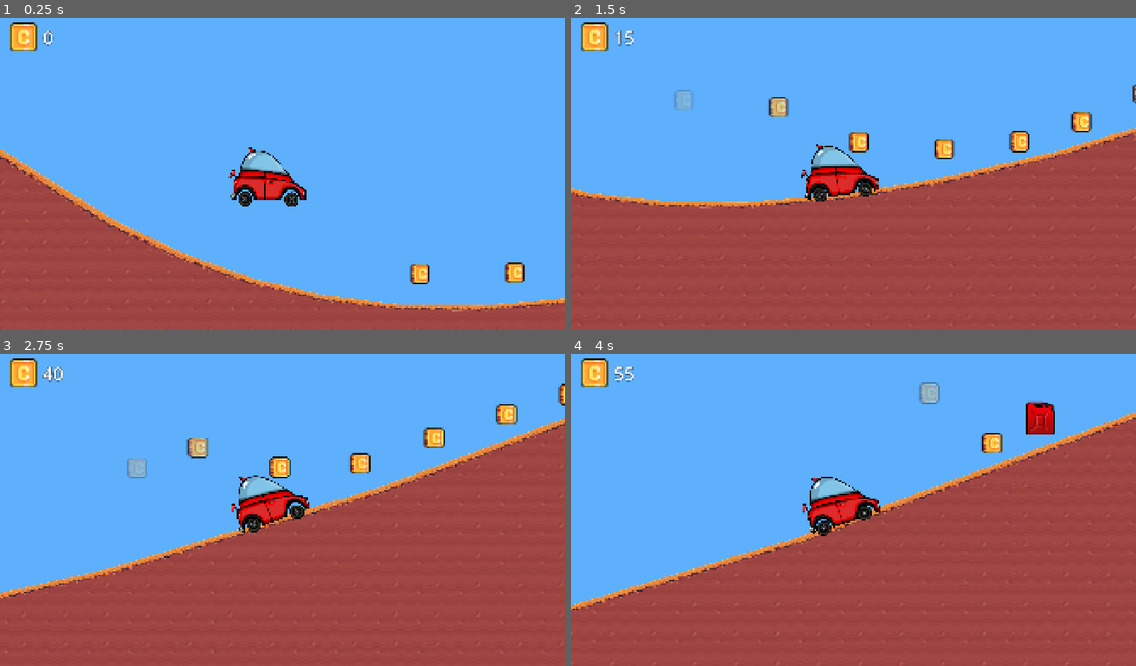
Above: before the commit, frames 1-4 (two rows, left to right).
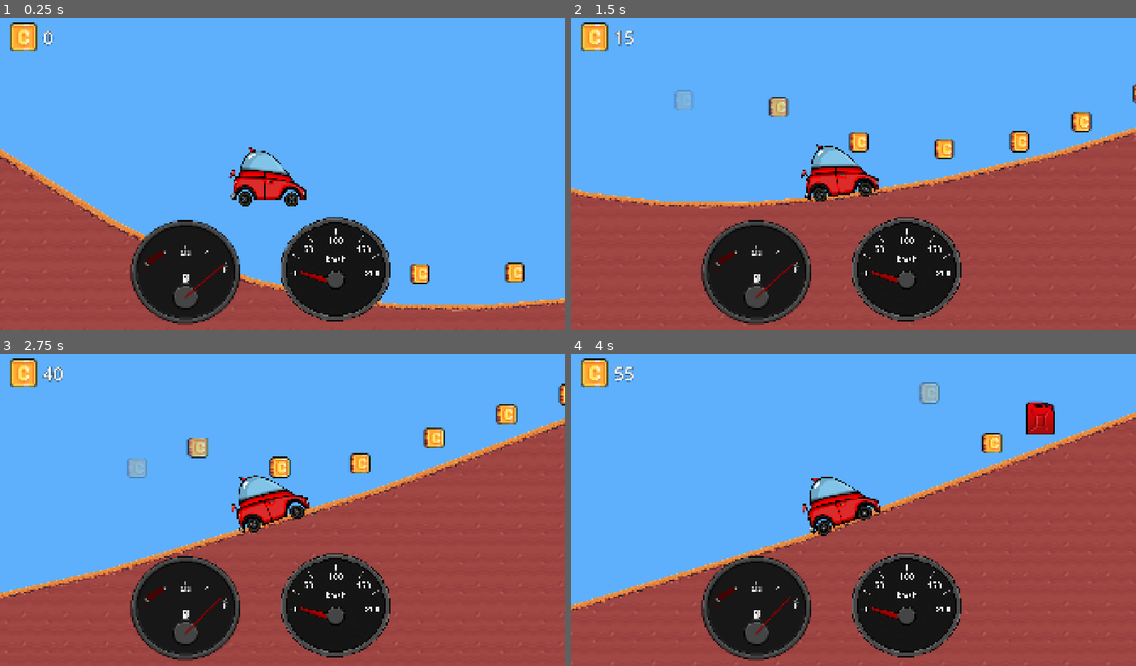
Above: after the commit, the same moments.

Repository: dushyantyadav0303/quick-car
Game: Godot game, scene res://levels/level_1.tscn
The game is run twice, just before and just after one commit, with the same random seed, the same clock (stepped at 60 frames per second) and the same inputs.
Inputs (mouse positions are in pixels of both pictures, inside the frame that each line leads up to):
- Up to frame 1 (0.25 s): no input
- Up to frame 2 (1.5 s): tap Enter at 0.5 s; move the mouse to (977, 155) at 0.52 s; hold Right (ui_right) 0.53-1.25 s; hold Alt 0.53-1.25 s; click (977, 155) at 0.67 s; tap Space at 0.77 s; drag from (740, 186) to (859, 174) at 1.27 s
- Up to frame 3 (2.75 s): move the mouse to (339, 438) at 2.02 s; hold Right (ui_right) from 2.03 s (still down); hold Ctrl from 2.03 s (still down)
- Up to frame 4 (4 s): release Right (ui_right) at 2.75 s; release Ctrl at 2.75 s; drag from (825, 569) to (763, 519) at 2.77 s; move the mouse to (1023, 553) at 3.52 s; hold Left (ui_left) from 3.53 s (still down); hold Alt from 3.53 s (still down); tap Space at 3.77 s

The runs differ from the first frame. In frame 1, 10% of the frame differs, in the area x 23-70%, y 63-99%; in frame 2, 10%; in frame 3, 10%; in frame 4, 10%.

Commit message:
added fuel guage
now we can see the fuel level on screen

Diff:
--- a/scene/ui.tscn
+++ b/scene/ui.tscn
@@ -2,12 +2,570 @@
 
 [ext_resource type="Texture2D" uid="uid://b8n01mc2qpf32" path="res://Assest/coin4_16x16.png" id="1_onfsl"]
 [ext_resource type="Script" uid="uid://e8gn05em2qjv" path="res://script/ui.gd" id="1_s2f8l"]
+[ext_resource type="Texture2D" uid="uid://b6js6y1ljirro" path="res://Assest/fuel/Fuel gauge structure sprite sheet.PNG" id="4_xh8xk"]
+[ext_resource type="Texture2D" uid="uid://b4smep6d2b5mm" path="res://Assest/fuel/Speedometer .png" id="4_ytdjg"]
+[ext_resource type="Texture2D" uid="uid://3ggb5o706yxf" path="res://Assest/fuel/Red Gauge Needle Sprite.png" id="5_ajaei"]
+[ext_resource type="Texture2D" uid="uid://cbadgw0nf0l7q" path="res://Assest/fuel/Fuel gauge indicator center.PNG" id="6_0oc5v"]
 
 [sub_resource type="AtlasTexture" id="AtlasTexture_ijgdr"]
 atlas = ExtResource("1_onfsl")
 region = Rect2(128.56232, 0.5253811, 15.252014, 15.108137)
 
 [sub_resource type="FontVariation" id="FontVariation_sjobi"]
+
+[sub_resource type="AtlasTexture" id="AtlasTexture_ytdjg"]
+atlas = ExtResource("4_xh8xk")
+region = Rect2(0, 0, 128, 128)
+
+[sub_resource type="AtlasTexture" id="AtlasTexture_ajaei"]
+atlas = ExtResource("4_xh8xk")
+region = Rect2(128, 0, 128, 128)
+
+[sub_resource type="AtlasTexture" id="AtlasTexture_0oc5v"]
+atlas = ExtResource("4_xh8xk")
+region = Rect2(256, 0, 128, 128)
+
+[sub_resource type="AtlasTexture" id="AtlasTexture_vqisl"]
+atlas = ExtResource("4_xh8xk")
+region = Rect2(384, 0, 128, 128)
+
+[sub_resource type="AtlasTexture" id="AtlasTexture_xcrjw"]
+atlas = ExtResource("4_xh8xk")
+region = Rect2(512, 0, 128, 128)
+
+[sub_resource type="AtlasTexture" id="AtlasTexture_n2xhd"]
+atlas = ExtResource("4_xh8xk")
+region = Rect2(640, 0, 128, 128)
+
+[sub_resource type="AtlasTexture" id="AtlasTexture_d87ij"]
+atlas = ExtResource("4_xh8xk")
+region = Rect2(768, 0, 128, 128)
+
+[sub_resource type="AtlasTexture" id="AtlasTexture_1ipsn"]
+atlas = ExtResource("4_xh8xk")
+region = Rect2(896, 0, 128, 128)
+
+[sub_resource type="AtlasTexture" id="AtlasTexture_j2m3p"]
+atlas = ExtResource("4_xh8xk")
+region = Rect2(1024, 0, 128, 128)
+
+[sub_resource type="AtlasTexture" id="AtlasTexture_4auga"]
+atlas = ExtResource("4_xh8xk")
+region = Rect2(0, 128, 128, 128)
+
+[sub_resource type="AtlasTexture" id="AtlasTexture_vgdfm"]
+atlas = ExtResource("4_xh8xk")
+region = Rect2(128, 128, 128, 128)
+
+[sub_resource type="AtlasTexture" id="AtlasTexture_nqtmw"]
+atlas = ExtResource("4_xh8xk")
+region = Rect2(256, 128, 128, 128)
+
+[sub_resource type="AtlasTexture" id="AtlasTexture_tjyu7"]
+atlas = ExtResource("4_xh8xk")
+region = Rect2(384, 128, 128, 128)
+
+[sub_resource type="AtlasTexture" id="AtlasTexture_8nsmv"]
+atlas = ExtResource("4_xh8xk")
+region = Rect2(512, 128, 128, 128)
+
+[sub_resource type="AtlasTexture" id="AtlasTexture_xsfh4"]
+atlas = ExtResource("4_xh8xk")
+region = Rect2(640, 128, 128, 128)
+
+[sub_resource type="AtlasTexture" id="AtlasTexture_d57en"]
+atlas = ExtResource("4_xh8xk")
+region = Rect2(768, 128, 128, 128)
+
+[sub_resource type="AtlasTexture" id="AtlasTexture_xylaq"]
+atlas = ExtResource("4_xh8xk")
+region = Rect2(896, 128, 128, 128)
+
+[sub_resource type="AtlasTexture" id="AtlasTexture_voitc"]
+atlas = ExtResource("4_xh8xk")
+region = Rect2(1024, 128, 128, 128)
+
+[sub_resource type="AtlasTexture" id="AtlasTexture_a5x3c"]
+atlas = ExtResource("4_xh8xk")
+region = Rect2(0, 256, 128, 128)
+
+[sub_resource type="AtlasTexture" id="AtlasTexture_8co7x"]
+atlas = ExtResource("4_xh8xk")
+region = Rect2(128, 256, 128, 128)
+
+[sub_resource type="AtlasTexture" id="AtlasTexture_23dpc"]
+atlas = ExtResource("4_xh8xk")
+region = Rect2(256, 256, 128, 128)
+
+[sub_resource type="AtlasTexture" id="AtlasTexture_iu5rk"]
+atlas = ExtResource("4_xh8xk")
+region = Rect2(384, 256, 128, 128)
+
+[sub_resource type="AtlasTexture" id="AtlasTexture_lqgk7"]
+atlas = ExtResource("4_xh8xk")
+region = Rect2(512, 256, 128, 128)
+
+[sub_resource type="AtlasTexture" id="AtlasTexture_8deva"]
+atlas = ExtResource("4_xh8xk")
+region = Rect2(640, 256, 128, 128)
+
+[sub_resource type="AtlasTexture" id="AtlasTexture_ui8yk"]
+atlas = ExtResource("4_xh8xk")
+region = Rect2(768, 256, 128, 128)
+
+[sub_resource type="AtlasTexture" id="AtlasTexture_4dbta"]
+atlas = ExtResource("4_xh8xk")
+region = Rect2(896, 256, 128, 128)
+
+[sub_resource type="AtlasTexture" id="AtlasTexture_txr8f"]
+atlas = ExtResource("4_xh8xk")
+region = Rect2(1024, 256, 128, 128)
+
+[sub_resource type="AtlasTexture" id="AtlasTexture_yl6m8"]
+atlas = ExtResource("4_xh8xk")
+region = Rect2(0, 384, 128, 128)
+
+[sub_resource type="AtlasTexture" id="AtlasTexture_7l10j"]
+atlas = ExtResource("4_xh8xk")
+region = Rect2(128, 384, 128, 128)
+
+[sub_resource type="AtlasTexture" id="AtlasTexture_fkjp1"]
+atlas = ExtResource("4_xh8xk")
+region = Rect2(256, 384, 128, 128)
+
+[sub_resource type="AtlasTexture" id="AtlasTexture_eiarj"]
+atlas = ExtResource("4_xh8xk")
+region = Rect2(384, 384, 128, 128)
+
+[sub_resource type="AtlasTexture" id="AtlasTexture_dcke3"]
+atlas = ExtResource("4_xh8xk")
+region = Rect2(512, 384, 128, 128)
+
+[sub_resource type="AtlasTexture" id="AtlasTexture_oq7fk"]
+atlas = ExtResource("4_xh8xk")
+region = Rect2(640, 384, 128, 128)
+
+[sub_resource type="AtlasTexture" id="AtlasTexture_ehxt5"]
+atlas = ExtResource("4_xh8xk")
+region = Rect2(768, 384, 128, 128)
+
+[sub_resource type="AtlasTexture" id="AtlasTexture_tct1y"]
+atlas = ExtResource("4_xh8xk")
+region = Rect2(896, 384, 128, 128)
+
+[sub_resource type="AtlasTexture" id="AtlasTexture_os3ok"]
+atlas = ExtResource("4_xh8xk")
+region = Rect2(1024, 384, 128, 128)
+
+[sub_resource type="AtlasTexture" id="AtlasTexture_2bp16"]
+atlas = ExtResource("4_xh8xk")
+region = Rect2(0, 512, 128, 128)
+
+[sub_resource type="AtlasTexture" id="AtlasTexture_tbm6s"]
+atlas = ExtResource("4_xh8xk")
+region = Rect2(128, 512, 128, 128)
+
+[sub_resource type="AtlasTexture" id="AtlasTexture_nhf7p"]
+atlas = ExtResource("4_xh8xk")
+region = Rect2(256, 512, 128, 128)
+
+[sub_resource type="AtlasTexture" id="AtlasTexture_eft4j"]
+atlas = ExtResource("4_xh8xk")
+region = Rect2(384, 512, 128, 128)
+
+[sub_resource type="AtlasTexture" id="AtlasTexture_tt0fc"]
+atlas = ExtResource("4_xh8xk")
+region = Rect2(512, 512, 128, 128)
+
+[sub_resource type="AtlasTexture" id="AtlasTexture_f2aku"]
+atlas = ExtResource("4_xh8xk")
+region = Rect2(640, 512, 128, 128)
+
+[sub_resource type="AtlasTexture" id="AtlasTexture_gkbff"]
+atlas = ExtResource("4_xh8xk")
+region = Rect2(768, 512, 128, 128)
+
+[sub_resource type="AtlasTexture" id="AtlasTexture_rfq6r"]
+atlas = ExtResource("4_xh8xk")
+region = Rect2(896, 512, 128, 128)
+
+[sub_resource type="AtlasTexture" id="AtlasTexture_pog2f"]
+atlas = ExtResource("4_xh8xk")
+region = Rect2(1024, 512, 128, 128)
+
+[sub_resource type="AtlasTexture" id="AtlasTexture_0ku8j"]
+atlas = ExtResource("4_xh8xk")
+region = Rect2(0, 640, 128, 128)
+
+[sub_resource type="AtlasTexture" id="AtlasTexture_4la4a"]
+atlas = ExtResource("4_xh8xk")
+region = Rect2(128, 640, 128, 128)
+
+[sub_resource type="AtlasTexture" id="AtlasTexture_jg4ji"]
+atlas = ExtResource("4_xh8xk")
+region = Rect2(256, 640, 128, 128)
+
+[sub_resource type="AtlasTexture" id="AtlasTexture_v5acr"]
+atlas = ExtResource("4_xh8xk")
+region = Rect2(384, 640, 128, 128)
+
+[sub_resource type="AtlasTexture" id="AtlasTexture_ygjvx"]
+atlas = ExtResource("4_xh8xk")
+region = Rect2(512, 640, 128, 128)
+
+[sub_resource type="AtlasTexture" id="AtlasTexture_iwiym"]
+atlas = ExtResource("4_xh8xk")
+region = Rect2(640, 640, 128, 128)
+
+[sub_resource type="AtlasTexture" id="AtlasTexture_amc3s"]
+atlas = ExtResource("4_xh8xk")
+region = Rect2(768, 640, 128, 128)
+
+[sub_resource type="AtlasTexture" id="AtlasTexture_7fpku"]
+atlas = ExtResource("4_xh8xk")
+region = Rect2(896, 640, 128, 128)
+
+[sub_resource type="AtlasTexture" id="AtlasTexture_vevyg"]
+atlas = ExtResource("4_xh8xk")
+region = Rect2(0, 768, 128, 128)
+
+[sub_resource type="AtlasTexture" id="AtlasTexture_odmf8"]
+atlas = ExtResource("4_xh8xk")
+region = Rect2(128, 768, 128, 128)
+
+[sub_resource type="AtlasTexture" id="AtlasTexture_o4prw"]
+atlas = ExtResource("4_xh8xk")
+region = Rect2(256, 768, 128, 128)
+
+[sub_resource type="AtlasTexture" id="AtlasTexture_bilba"]
+atlas = ExtResource("4_xh8xk")
+region = Rect2(384, 768, 128, 128)
+
+[sub_resource type="AtlasTexture" id="AtlasTexture_j26oh"]
+atlas = ExtResource("4_xh8xk")
+region = Rect2(512, 768, 128, 128)
+
+[sub_resource type="AtlasTexture" id="AtlasTexture_acj80"]
+atlas = ExtResource("4_xh8xk")
+region = Rect2(640, 768, 128, 128)
+
+[sub_resource type="AtlasTexture" id="AtlasTexture_yvikb"]
+atlas = ExtResource("4_xh8xk")
+region = Rect2(768, 768, 128, 128)
+
+[sub_resource type="AtlasTexture" id="AtlasTexture_6yym6"]
+atlas = ExtResource("4_xh8xk")
+region = Rect2(896, 768, 128, 128)
+
+[sub_resource type="AtlasTexture" id="AtlasTexture_kf2vx"]
+atlas = ExtResource("4_xh8xk")
+region = Rect2(1024, 768, 128, 128)
+
+[sub_resource type="AtlasTexture" id="AtlasTexture_pmcrp"]
+atlas = ExtResource("4_xh8xk")
+region = Rect2(0, 896, 128, 128)
+
+[sub_resource type="AtlasTexture" id="AtlasTexture_vdqo3"]
+atlas = ExtResource("4_xh8xk")
+region = Rect2(128, 896, 128, 128)
+
+[sub_resource type="AtlasTexture" id="AtlasTexture_874fe"]
+atlas = ExtResource("4_xh8xk")
+region = Rect2(256, 896, 128, 128)
+
+[sub_resource type="AtlasTexture" id="AtlasTexture_yjvwo"]
+atlas = ExtResource("4_xh8xk")
+region = Rect2(384, 896, 128, 128)
+
+[sub_resource type="AtlasTexture" id="AtlasTexture_yssd8"]
+atlas = ExtResource("4_xh8xk")
+region = Rect2(512, 896, 128, 128)
+
+[sub_resource type="AtlasTexture" id="AtlasTexture_g4eru"]
+atlas = ExtResource("4_xh8xk")
+region = Rect2(640, 896, 128, 128)
+
+[sub_resource type="AtlasTexture" id="AtlasTexture_nduwp"]
+atlas = ExtResource("4_xh8xk")
+region = Rect2(768, 896, 128, 128)
+
+[sub_resource type="AtlasTexture" id="AtlasTexture_d1li3"]
+atlas = ExtResource("4_xh8xk")
+region = Rect2(896, 896, 128, 128)
+
+[sub_resource type="AtlasTexture" id="AtlasTexture_x5lgm"]
+atlas = ExtResource("4_xh8xk")
+region = Rect2(1024, 896, 128, 128)
+
+[sub_resource type="AtlasTexture" id="AtlasTexture_fbvwc"]
+atlas = ExtResource("4_xh8xk")
+region = Rect2(0, 1024, 128, 128)
+
+[sub_resource type="AtlasTexture" id="AtlasTexture_sbhwj"]
+atlas = ExtResource("4_xh8xk")
+region = Rect2(128, 1024, 128, 128)
+
+[sub_resource type="AtlasTexture" id="AtlasTexture_ojjtb"]
+atlas = ExtResource("4_xh8xk")
+region = Rect2(256, 1024, 128, 128)
+
+[sub_resource type="AtlasTexture" id="AtlasTexture_iumpp"]
+atlas = ExtResource("4_xh8xk")
+region = Rect2(384, 1024, 128, 128)
+
+[sub_resource type="AtlasTexture" id="AtlasTexture_fb6d4"]
+atlas = ExtResource("4_xh8xk")
+region = Rect2(512, 1024, 128, 128)
+
+[sub_resource type="AtlasTexture" id="AtlasTexture_xnvh5"]
+atlas = ExtResource("4_xh8xk")
+region = Rect2(640, 1024, 128, 128)
+
+[sub_resource type="AtlasTexture" id="AtlasTexture_tvhca"]
+atlas = ExtResource("4_xh8xk")
+region = Rect2(768, 1024, 128, 128)
+
+[sub_resource type="SpriteFrames" id="SpriteFrames_kee8w"]
+animations = [{
+"frames": [{
+"duration": 1.0,
+"texture": SubResource("AtlasTexture_ytdjg")
+}, {
+"duration": 1.0,
+"texture": SubResource("AtlasTexture_ajaei")
+}, {
+"duration": 1.0,
+"texture": SubResource("AtlasTexture_0oc5v")
+}, {
+"duration": 1.0,
+"texture": SubResource("AtlasTexture_vqisl")
+}, {
+"duration": 1.0,
+"texture": SubResource("AtlasTexture_xcrjw")
+}, {
+"duration": 1.0,
+"texture": SubResource("AtlasTexture_n2xhd")
+}, {
+"duration": 1.0,
+"texture": SubResource("AtlasTexture_d87ij")
+}, {
+"duration": 1.0,
+"texture": SubResource("AtlasTexture_1ipsn")
+}, {
+"duration": 1.0,
+"texture": SubResource("AtlasTexture_j2m3p")
+}, {
+"duration": 1.0,
+"texture": SubResource("AtlasTexture_4auga")
+}, {
+"duration": 1.0,
+"texture": SubResource("AtlasTexture_vgdfm")
+}, {
+"duration": 1.0,
+"texture": SubResource("AtlasTexture_nqtmw")
+}, {
+"duration": 1.0,
+"texture": SubResource("AtlasTexture_tjyu7")
+}, {
+"duration": 1.0,
+"texture": SubResource("AtlasTexture_8nsmv")
+}, {
+"duration": 1.0,
+"texture": SubResource("AtlasTexture_xsfh4")
+}, {
+"duration": 1.0,
+"texture": SubResource("AtlasTexture_d57en")
+}, {
+"duration": 1.0,
+"texture": SubResource("AtlasTexture_xylaq")
+}, {
+"duration": 1.0,
+"texture": SubResource("AtlasTexture_voitc")
+}, {
+"duration": 1.0,
+"texture": SubResource("AtlasTexture_a5x3c")
+}, {
+"duration": 1.0,
+"texture": SubResource("AtlasTexture_8co7x")
+}, {
+"duration": 1.0,
+"texture": SubResource("AtlasTexture_23dpc")
+}, {
+"duration": 1.0,
+"texture": SubResource("AtlasTexture_iu5rk")
+}, {
+"duration": 1.0,
+"texture": SubResource("AtlasTexture_lqgk7")
+}, {
+"duration": 1.0,
+"texture": SubResource("AtlasTexture_8deva")
+}, {
+"duration": 1.0,
+"texture": SubResource("AtlasTexture_ui8yk")
+}, {
+"duration": 1.0,
+"texture": SubResource("AtlasTexture_4dbta")
+}, {
+"duration": 1.0,
+"texture": SubResource("AtlasTexture_txr8f")
+}, {
+"duration": 1.0,
+"texture": SubResource("AtlasTexture_yl6m8")
+}, {
+"duration": 1.0,
+"texture": SubResource("AtlasTexture_7l10j")
+}, {
+"duration": 1.0,
+"texture": SubResource("AtlasTexture_fkjp1")
+}, {
+"duration": 1.0,
+"texture": SubResource("AtlasTexture_eiarj")
+}, {
+"duration": 1.0,
+"texture": SubResource("AtlasTexture_dcke3")
+}, {
+"duration": 1.0,
+"texture": SubResource("AtlasTexture_oq7fk")
+}, {
+"duration": 1.0,
+"texture": SubResource("AtlasTexture_ehxt5")
+}, {
+"duration": 1.0,
+"texture": SubResource("AtlasTexture_tct1y")
+}, {
+"duration": 1.0,
+"texture": SubResource("AtlasTexture_os3ok")
+}, {
+"duration": 1.0,
+"texture": SubResource("AtlasTexture_2bp16")
+}, {
+"duration": 1.0,
+"texture": SubResource("AtlasTexture_tbm6s")
+}, {
+"duration": 1.0,
+"texture": SubResource("AtlasTexture_nhf7p")
+}, {
+"duration": 1.0,
+"texture": SubResource("AtlasTexture_eft4j")
+}, {
+"duration": 1.0,
+"texture": SubResource("AtlasTexture_tt0fc")
+}, {
+"duration": 1.0,
+"texture": SubResource("AtlasTexture_f2aku")
+}, {
+"duration": 1.0,
+"texture": SubResource("AtlasTexture_gkbff")
+}, {
+"duration": 1.0,
+"texture": SubResource("AtlasTexture_rfq6r")
+}, {
+"duration": 1.0,
+"texture": SubResource("AtlasTexture_pog2f")
+}, {
+"duration": 1.0,
+"texture": SubResource("AtlasTexture_0ku8j")
+}, {
+"duration": 1.0,
+"texture": SubResource("AtlasTexture_4la4a")
+}, {
+"duration": 1.0,
+"texture": SubResource("AtlasTexture_jg4ji")
+}, {
+"duration": 1.0,
+"texture": SubResource("AtlasTexture_v5acr")
+}, {
+"duration": 1.0,
+"texture": SubResource("AtlasTexture_ygjvx")
+}, {
+"duration": 1.0,
+"texture": SubResource("AtlasTexture_iwiym")
+}, {
+"duration": 1.0,
+"texture": SubResource("AtlasTexture_amc3s")
+}, {
+"duration": 1.0,
+"texture": SubResource("AtlasTexture_7fpku")
+}, {
+"duration": 1.0,
+"texture": SubResource("AtlasTexture_vevyg")
+}, {
+"duration": 1.0,
+"texture": SubResource("AtlasTexture_odmf8")
+}, {
+"duration": 1.0,
+"texture": SubResource("AtlasTexture_o4prw")
+}, {
+"duration": 1.0,
+"texture": SubResource("AtlasTexture_bilba")
+}, {
+"duration": 1.0,
+"texture": SubResource("AtlasTexture_j26oh")
+}, {
+"duration": 1.0,
+"texture": SubResource("AtlasTexture_acj80")
+}, {
+"duration": 1.0,
+"texture": SubResource("AtlasTexture_yvikb")
+}, {
+"duration": 1.0,
+"texture": SubResource("AtlasTexture_6yym6")
+}, {
+"duration": 1.0,
+"texture": SubResource("AtlasTexture_kf2vx")
+}, {
+"duration": 1.0,
+"texture": SubResource("AtlasTexture_pmcrp")
+}, {
+"duration": 1.0,
+"texture": SubResource("AtlasTexture_vdqo3")
+}, {
+"duration": 1.0,
+"texture": SubResource("AtlasTexture_874fe")
+}, {
+"duration": 1.0,
+"texture": SubResource("AtlasTexture_yjvwo")
+}, {
+"duration": 1.0,
+"texture": SubResource("AtlasTexture_yssd8")
+}, {
+"duration": 1.0,
+"texture": SubResource("AtlasTexture_g4eru")
+}, {
+"duration": 1.0,
+"texture": SubResource("AtlasTexture_nduwp")
+}, {
+"duration": 1.0,
+"texture": SubResource("AtlasTexture_d1li3")
+}, {
+"duration": 1.0,
+"texture": SubResource("AtlasTexture_x5lgm")
+}, {
+"duration": 1.0,
+"texture": SubResource("AtlasTexture_fbvwc")
+}, {
+"duration": 1.0,
+"texture": SubResource("AtlasTexture_sbhwj")
+}, {
+"duration": 1.0,
+"texture": SubResource("AtlasTexture_ojjtb")
+}, {
+"duration": 1.0,
+"texture": SubResource("AtlasTexture_iumpp")
+}, {
+"duration": 1.0,
+"texture": SubResource("AtlasTexture_fb6d4")
+}, {
+"duration": 1.0,
+"texture": SubResource("AtlasTexture_xnvh5")
+}, {
+"duration": 1.0,
+"texture": SubResource("AtlasTexture_tvhca")
+}],
+"loop": 1,
+"name": &"default",
+"speed": 5.0
+}]
 
 [node name="UI" type="CanvasLayer" unique_id=302428714]
 script = ExtResource("1_s2f8l")
@@ -30,3 +588,26 @@
 theme_override_fonts/font = SubResource("FontVariation_sjobi")
 theme_override_font_sizes/font_size = 60
 text = "0"
+
+[node name="fuelgauge" type="AnimatedSprite2D" parent="." unique_id=1239212749]
+position = Vector2(629, 885)
+scale = Vector2(3.4609375, 3.2890627)
+sprite_frames = SubResource("SpriteFrames_kee8w")
+frame = 43
+frame_progress = 0.010322364
+
+[node name="Speedometer" type="Sprite2D" parent="." unique_id=1173197198]
+position = Vector2(1151, 875)
+scale = Vector2(0.4438073, 0.41530448)
+texture = ExtResource("4_ytdjg")
+
+[node name="RedGaugeNeedleSprite" type="Sprite2D" parent="." unique_id=449348644]
+position = Vector2(1138.9999, 911.99994)
+rotation = -0.5009095
+scale = Vector2(0.27877846, 0.31943578)
+texture = ExtResource("5_ajaei")
+
+[node name="FuelGaugeIndicatorCenter" type="Sprite2D" parent="." unique_id=818381696]
+position = Vector2(1141.5, 908.5)
+scale = Vector2(2.4687512, 2.343751)
+texture = ExtResource("6_0oc5v")
--- a/script/fuel.gd
+++ b/script/fuel.gd
@@ -5,7 +5,7 @@
 
 func _on_body_entered(body):
 	if body.is_in_group("player"):
-		#get_tree().call_group("ui", "add_coin")
+		get_tree().call_group("ui", "add_fuel")
 		$AnimationPlayer.play("RESET")
 		$"energy fill".play()
 		$CollisionShape2D.set_deferred("disabled",true)
--- a/script/ui.gd
+++ b/script/ui.gd
@@ -1,10 +1,33 @@
 extends CanvasLayer
 
 var coins_collected = 0
+var fuel = 100
 
 func _ready() -> void:
 	add_to_group("ui")
+	$fuelgauge.stop()
+	_update_fuel_gauge()
+
+
+func _process(delta: float) -> void:
+	if fuel > 0:
+		fuel = max(fuel - 2 * delta, 0.0)
+		_update_fuel_gauge()
+		if fuel == 0:
+			out_of_fuel()
+
+func _update_fuel_gauge() -> void:
+	$fuelgauge.frame = roundi(fuel / 100.0 * 77)
+
+
+func out_of_fuel() -> void:
+	print("Out of fuel!")
+
 
 func add_coin():
 	coins_collected += 5
 	%Label.text = str(coins_collected)
+
+func add_fuel():
+	fuel = min(fuel + 50, 100.0)
+	_update_fuel_gauge()
Binary file added: Assest/fuel/Fuel gauge indicator center.PNG
Not shown, added: Assest/fuel/Fuel gauge indicator center.PNG.import
Binary file added: Assest/fuel/Fuel gauge indicator gif.GIF
Binary file added: Assest/fuel/Fuel gauge indicator sprite sheet.PNG
Not shown, added: Assest/fuel/Fuel gauge indicator sprite sheet.PNG.import
Binary file added: Assest/fuel/Fuel gauge structure gif.GIF
Binary file added: Assest/fuel/Fuel gauge structure sprite sheet.PNG
Not shown, added: Assest/fuel/Fuel gauge structure sprite sheet.PNG.import
Binary file added: Assest/fuel/Pixel-Art Speedometer Gauge.png
Not shown, added: Assest/fuel/Pixel-Art Speedometer Gauge.png.import
Binary file added: Assest/fuel/Red Gauge Needle Sprite.png
Not shown, added: Assest/fuel/Red Gauge Needle Sprite.png.import
(and 8 more such lines)
